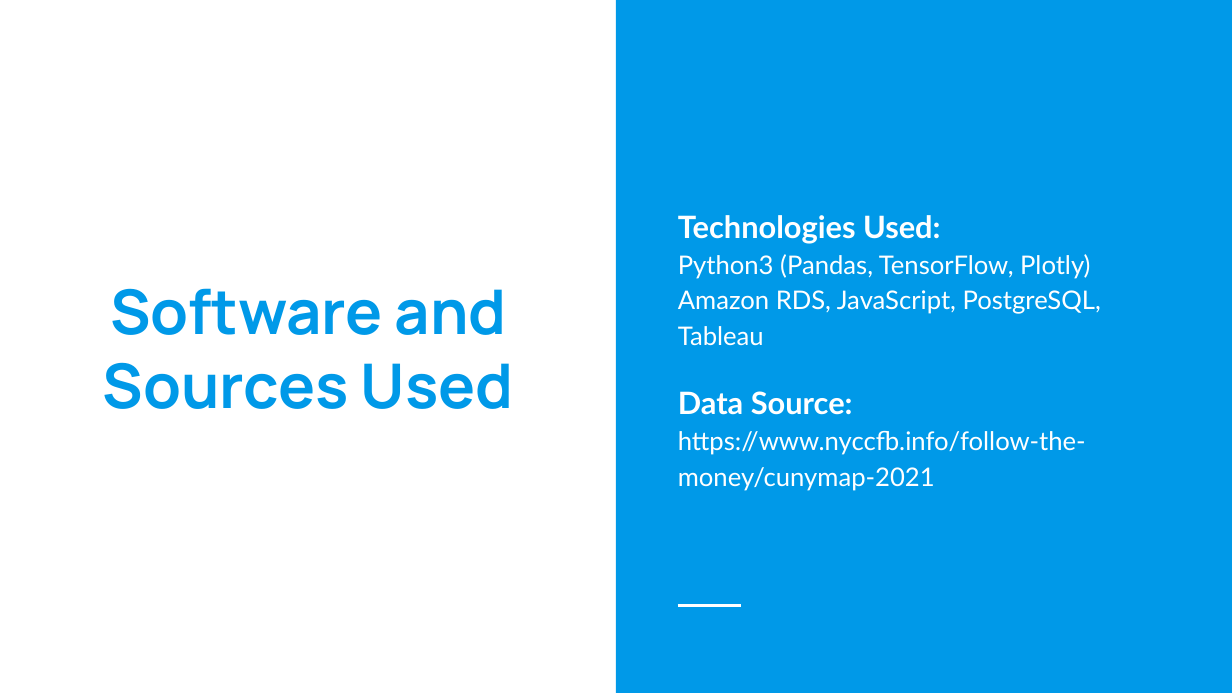
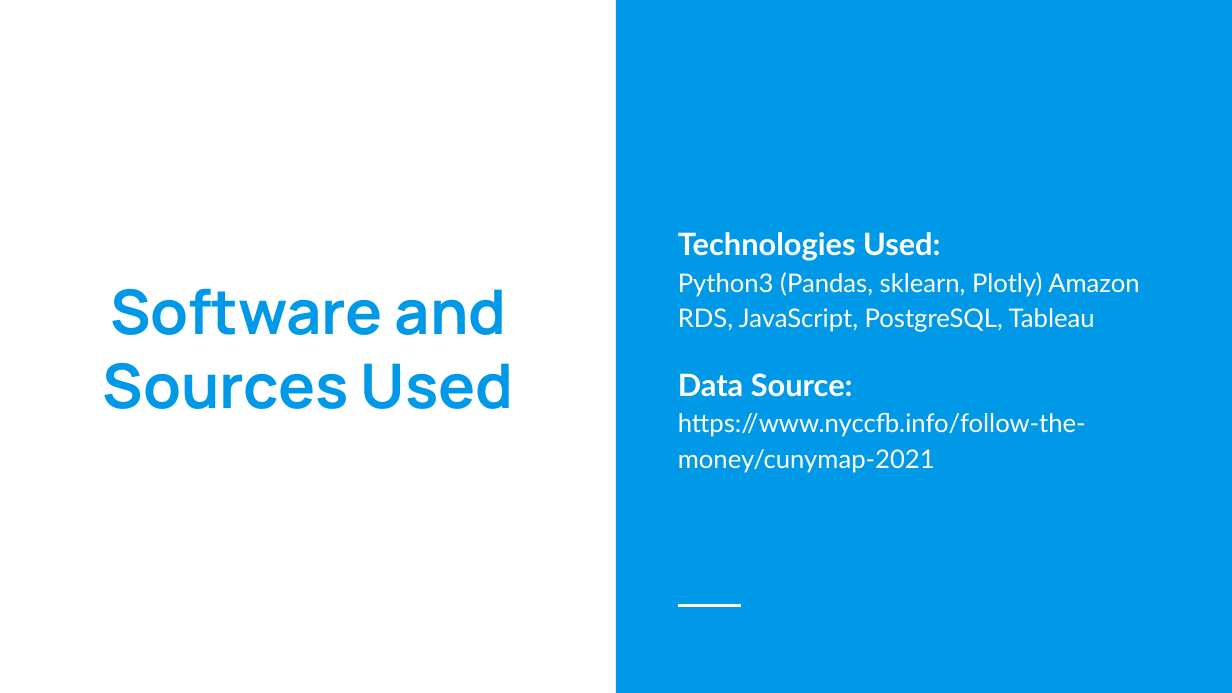
Before and after one commit to ssheggrud/Mod_20_Project, a slide deck: slide 2 of Presentation/Group5Presentation.pptx. Drawn at 1232x693 pixels with LibreOffice and Linux fonts; fonts in the diff are those of the drawing. Boxes give left, top, right and bottom in pixels: in the first picture for what was removed or moved away, otherwise in the second. Text is boxed around its words. In the diff, an @@ line names an element or a change of style, - is before the commit and + after.

```diff
--- a/Presentation/Group5Presentation.pptx
+++ b/Presentation/Group5Presentation.pptx
@@ text at (x1=678, y1=272, x2=1139, y2=332): text changed @@
-Python3 (Pandas, TensorFlow, Plotly) Amazon RDS, JavaScript, PostgreSQL, Tableau
+Python3 (Pandas, sklearn, Plotly) Amazon RDS, JavaScript, PostgreSQL, Tableau
```
Also in this commit, not shown: 2 other slides changed, 2 slides added.
